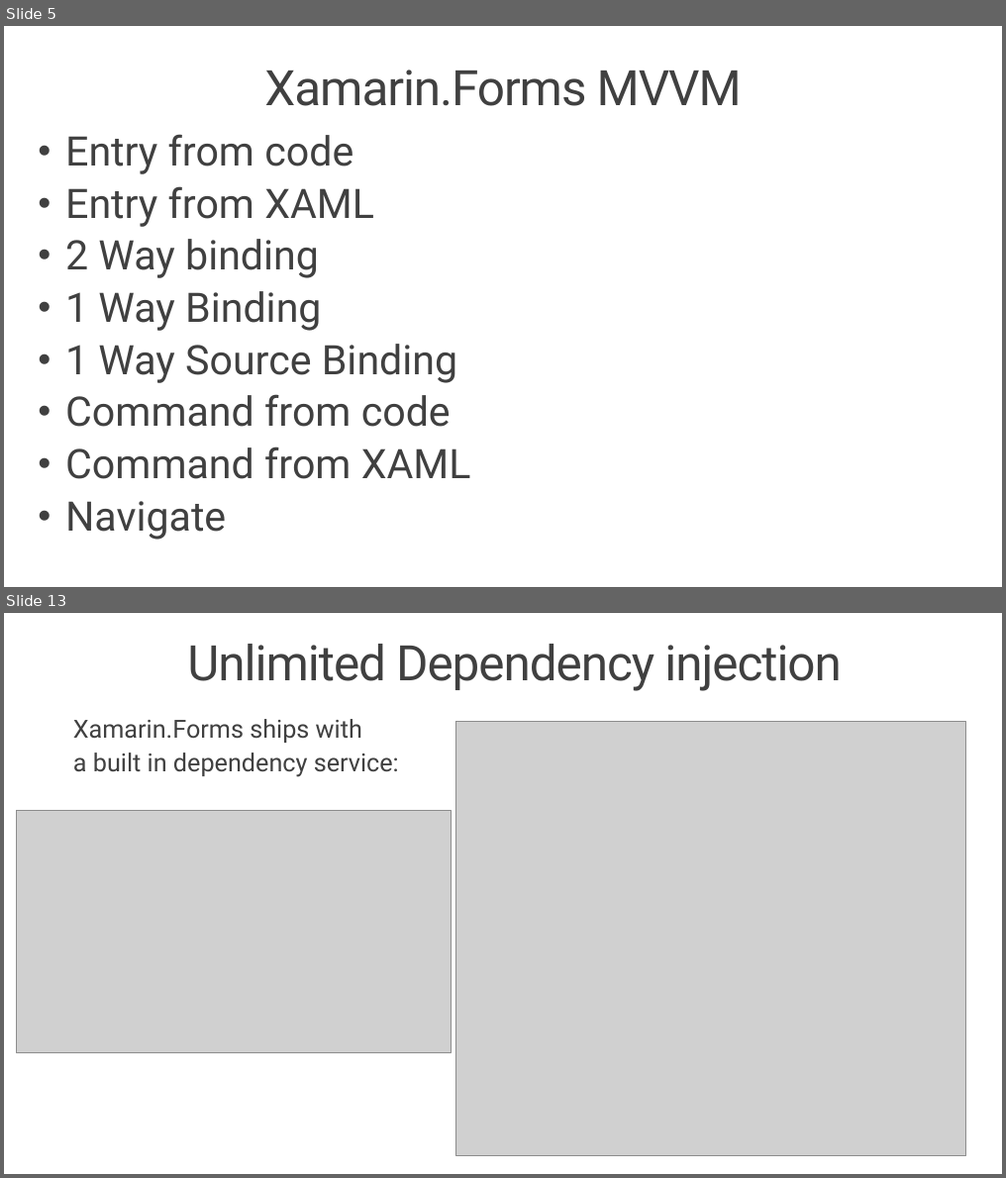
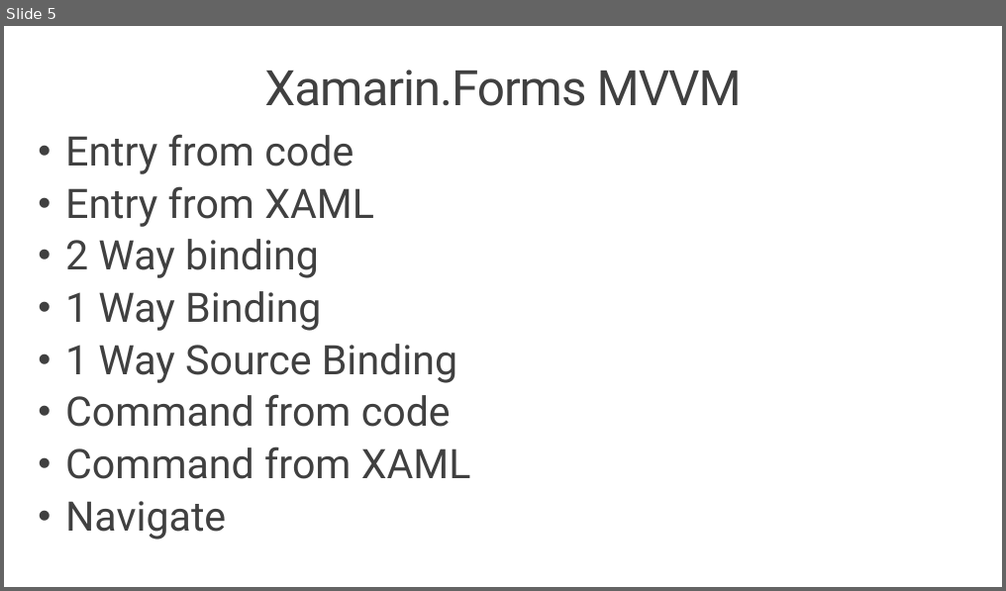
Before and after one commit to Xamariners/SDNMD_140916_MVVMBestPractices, a slide deck: MVVMBestPractices.pptx. Shown one above the other, each under a label of ours: slides 5 and 13 before the commit, slide 5 after it; the slides between them are not shown. The pictures are 1006x1178 and 1006x591 pixels, drawn with LibreOffice and Linux fonts; fonts in the diff are those of the drawing; grey boxes stand for pictures; background and template pictures are left out. Boxes give left, top, right and bottom in pixels: in the first picture for what was removed or moved away, otherwise in the second. Text is boxed around its words. In the diff, an @@ line names an element or a change of style, - is before the commit and + after.

```diff
--- a/MVVMBestPractices.pptx
+++ b/MVVMBestPractices.pptx
@@ slide 13 removed at [4,613,1002,1174], background picture (left out) @@
@@ title removed at [187,644,842,691] @@
-Unlimited Dependency injection
@@ text removed at [73,719,399,777] @@
-Xamarin.Forms ships with
-a built in dependency service:
@@ picture removed at [456,722,966,1156] @@
@@ picture removed at [16,811,450,1054] @@
```
Also in this commit, not shown: 2 slides changed, 11 other slides removed, 6 other files.
